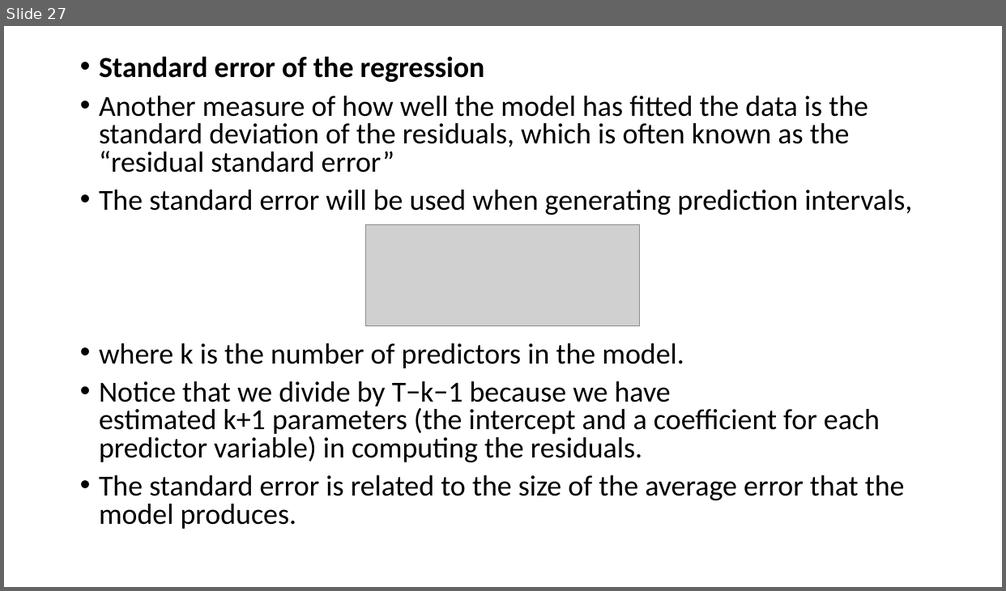
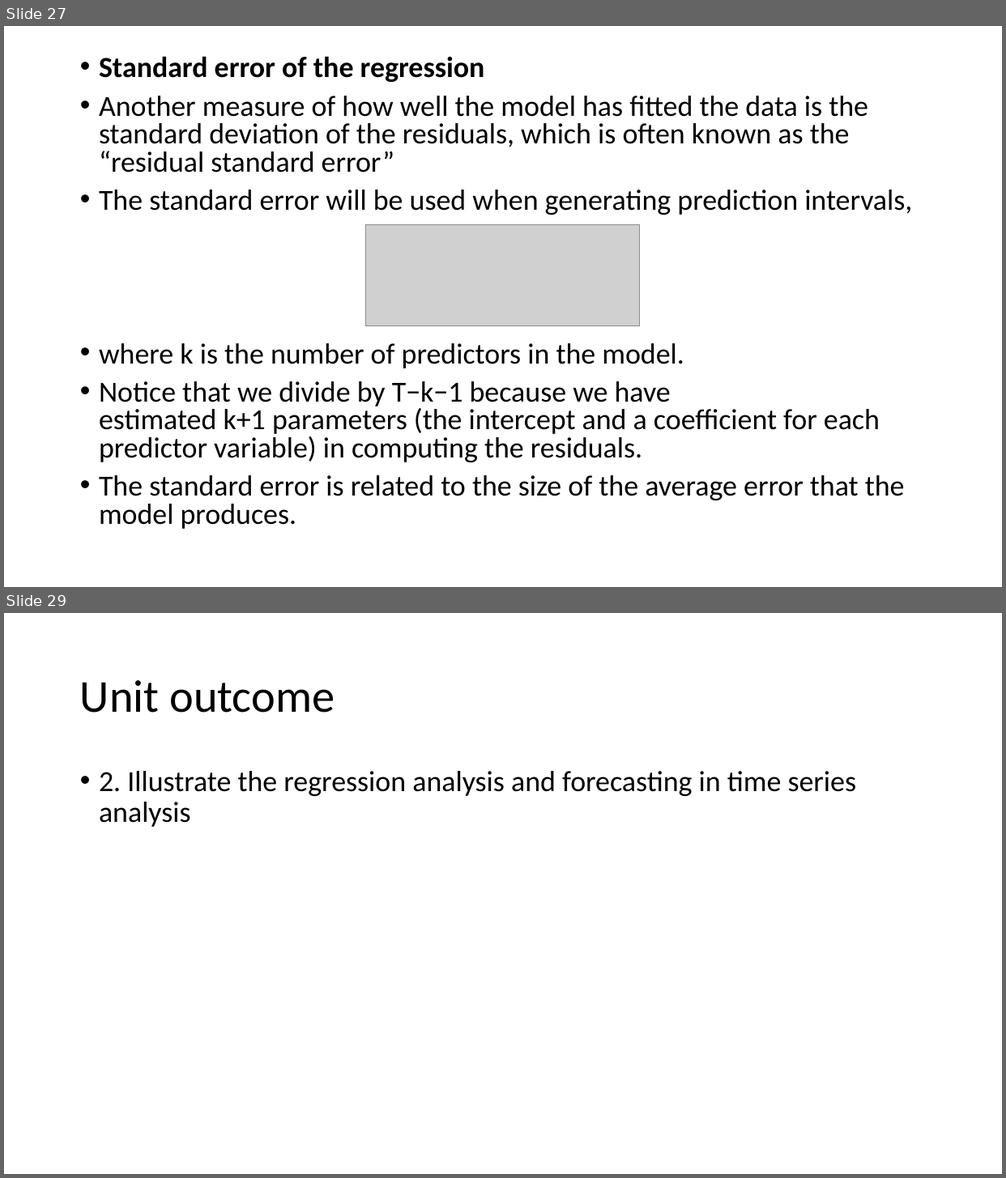
Before and after one commit to satishdkt/BTech-2024-25-Batch-Time-Series-Analysis, a slide deck: PPT/Unit 2/Unit II - REGRESSION ANALYSIS AND FORECASTING-Lecture 1.pptx. Shown one above the other, each under a label of ours: slide 27 before the commit, slides 27 and 29 after it; the slides between them are not shown. The pictures are 1006x591 and 1006x1178 pixels, drawn with LibreOffice and Linux fonts; fonts in the diff are those of the drawing; grey boxes stand for pictures. Boxes give left, top, right and bottom in pixels: in the first picture for what was removed or moved away, otherwise in the second. Text is boxed around its words. In the diff, an @@ line names an element or a change of style, - is before the commit and + after.

```diff
--- a/PPT/Unit 2/Unit II - REGRESSION ANALYSIS AND FORECASTING-Lecture 1.pptx
+++ b/PPT/Unit 2/Unit II - REGRESSION ANALYSIS AND FORECASTING-Lecture 1.pptx
@@ slide 29 added at (4, 613, 1002, 1174), background #FFFFFF @@
@@ title added at (80, 680, 334, 713), 44 pt, text #000000 @@
+Unit outcome
@@ text added at (99, 771, 857, 827), 28 pt, text #000000 @@
+• 2. Illustrate the regression analysis and forecasting in time series analysis
```
Also in this commit, not shown: 127 other slides added, 13 other files.
